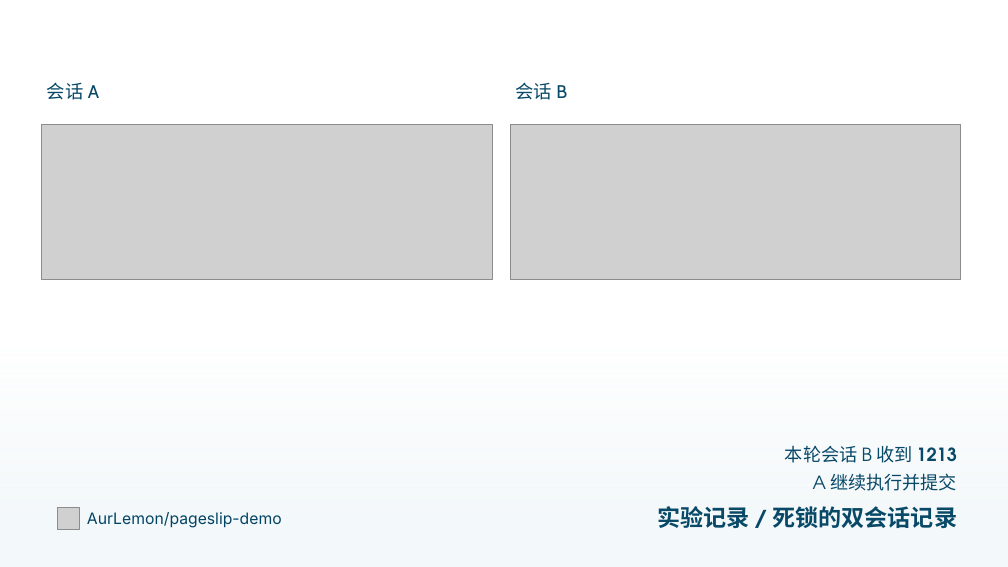
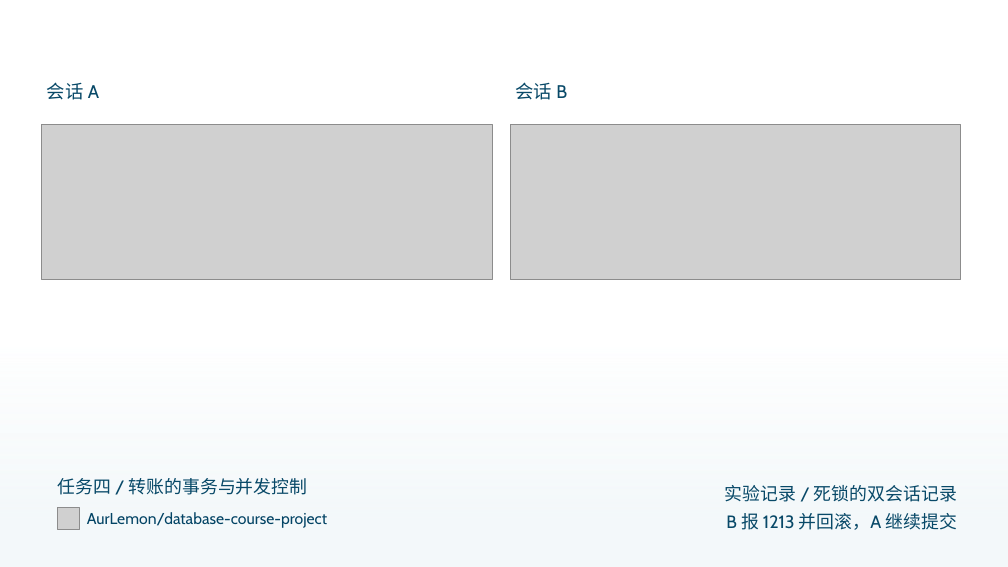
Before and after one commit to AurLemon/pageslip-demo, a slide deck: slide 21 of presentations/task-4-transactions.pptx. Drawn at 1008x567 pixels with LibreOffice and Linux fonts; fonts in the diff are those of the drawing; grey boxes stand for pictures. Boxes give left, top, right and bottom in pixels: in the first picture for what was removed or moved away, otherwise in the second. Text is boxed around its words. In the diff, an @@ line names an element or a change of style, - is before the commit and + after.

```diff
--- a/presentations/task-4-transactions.pptx
+++ b/presentations/task-4-transactions.pptx
@@ text removed at [785,445,957,463] @@
-本轮会话 B 收到 1213
@@ text added at [57,478,308,495], 17 pt, text #084968 @@
+任务四 / 转账的事务与并发控制
@@ text "实验记录 / 死锁的双会话记录": place and size @@
-text "实验记录 / 死锁的双会话记录" at [657,506,957,528]
+text "实验记录 / 死锁的双会话记录" at [725,485,957,502]
@@ text "实验记录 / 死锁的双会话记录" at [725,485,957,502]: size 22 to 17 pt, bold off @@
@@ text at [87,512,327,528]: text changed; font Inter to Cabin @@
-AurLemon/pageslip-demo
+AurLemon/database-course-project
@@ text at [726,513,956,530]: text changed; size 17.3 to 17 pt @@
-A 继续执行并提交
+B 报 1213 并回滚，A 继续提交
```
Also in this commit, not shown: 21 other slides changed, 2 other files.
